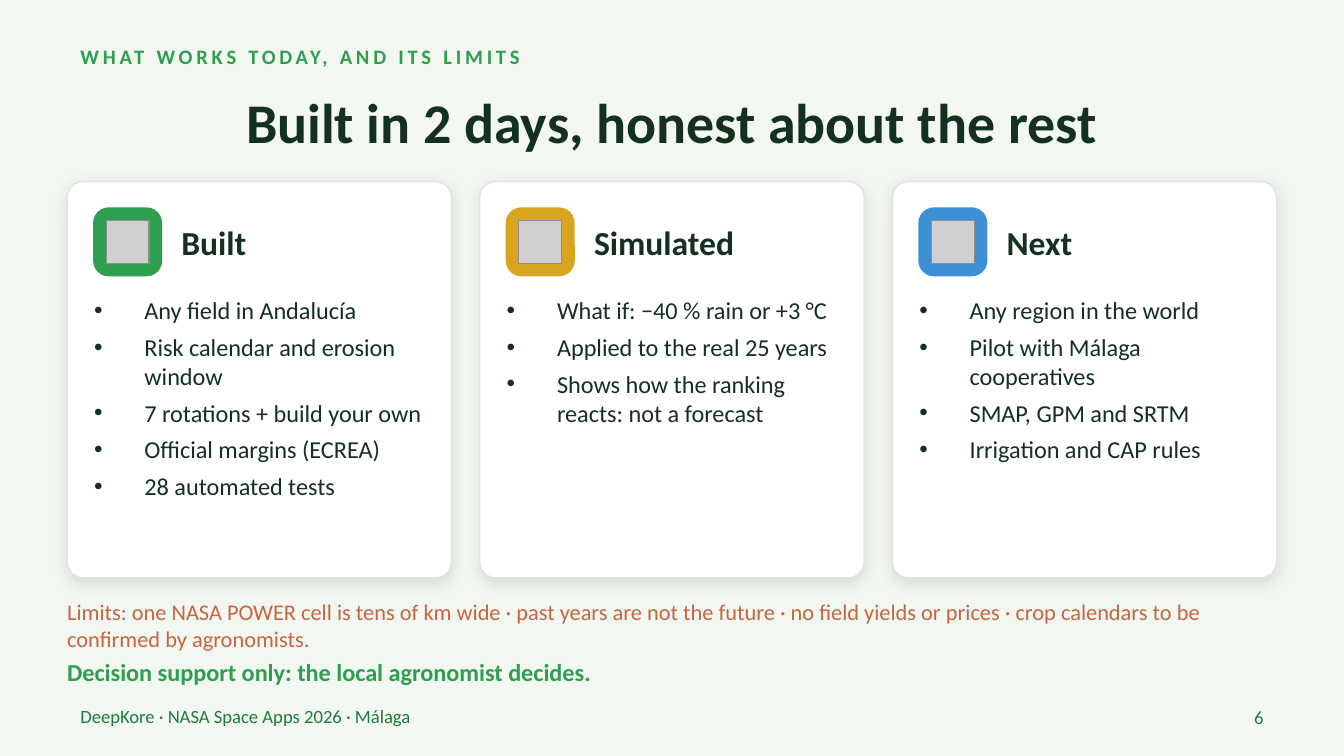
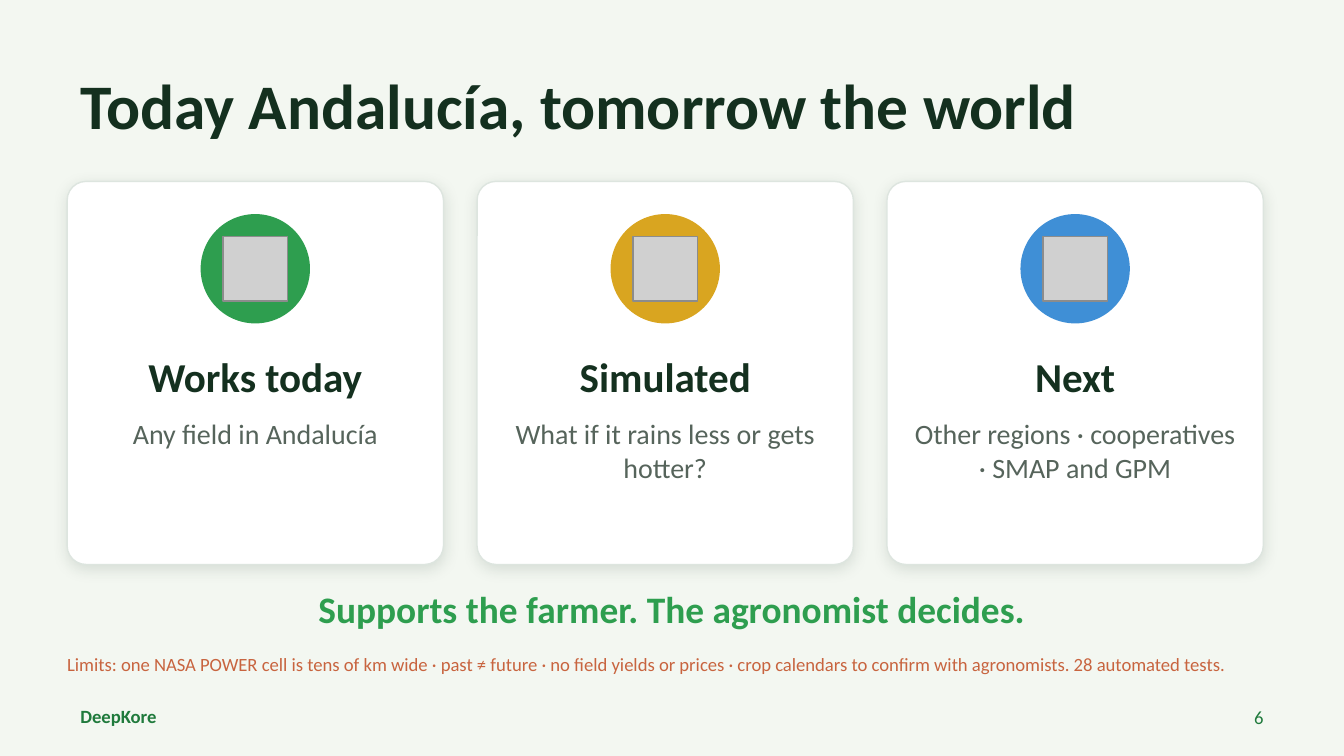
Before and after one commit to euZAPUS/deepkore, a slide deck: slide 6 of pitch/DeepKore_demo_EN.pptx. Drawn at 1344x756 pixels with LibreOffice and Linux fonts; fonts in the diff are those of the drawing; grey boxes stand for pictures. Boxes give left, top, right and bottom in pixels: in the first picture for what was removed or moved away, otherwise in the second. Text is boxed around its words. In the diff, an @@ line names an element or a change of style, - is before the commit and + after.

```diff
--- a/pitch/DeepKore_demo_EN.pptx
+++ b/pitch/DeepKore_demo_EN.pptx
@@ title "Today Andalucía, tomorrow the world" at (x1=80, y1=84, x2=1076, y2=139): vertical alignment top to middle @@
@@ title at (x1=80, y1=84, x2=1076, y2=139): text changed; size 11 to 34 pt; text colour #2E9E4F to #14301F @@
-WHAT WORKS TODAY, AND ITS LIMITS
+Today Andalucía, tomorrow the world
@@ title removed at (x1=246, y1=103, x2=1096, y2=152) @@
-Built in 2 days, honest about the rest
@@ rounded rectangle resized from (x1=67, y1=181, x2=452, y2=578) to (x1=67, y1=181, x2=444, y2=564) @@
@@ rounded rectangle removed at (x1=94, y1=208, x2=161, y2=276) @@
@@ rounded rectangle resized from (x1=480, y1=181, x2=864, y2=578) to (x1=477, y1=181, x2=853, y2=564) @@
@@ rounded rectangle removed at (x1=507, y1=208, x2=574, y2=276) @@
@@ proportions changed in 3 elements at (x1=67, y1=181, x2=444, y2=564), (x1=477, y1=181, x2=853, y2=564), (x1=887, y1=181, x2=1263, y2=564) @@
@@ rounded rectangle resized from (x1=892, y1=181, x2=1277, y2=578) to (x1=887, y1=181, x2=1263, y2=564) @@
@@ rounded rectangle removed at (x1=919, y1=208, x2=986, y2=276) @@
@@ text removed at (x1=181, y1=231, x2=246, y2=256) @@
-Built
@@ ellipse added at (x1=202, y1=215, x2=309, y2=323), fill #2E9E4F, outline #2E9E4F 1 pt @@
@@ picture resized from (x1=106, y1=220, x2=149, y2=263) to (x1=223, y1=237, x2=288, y2=301) @@
@@ ellipse added at (x1=612, y1=215, x2=719, y2=323), fill #D9A520, outline #D9A520 1 pt @@
@@ picture resized from (x1=519, y1=220, x2=562, y2=263) to (x1=633, y1=237, x2=698, y2=301) @@
@@ picture removed at (x1=931, y1=220, x2=974, y2=263) @@
@@ ellipse added at (x1=1021, y1=215, x2=1129, y2=323), fill #3F8FD6, outline #3F8FD6 1 pt @@
@@ picture added at (x1=1043, y1=237, x2=1107, y2=301) @@
@@ text removed at (x1=144, y1=302, x2=421, y2=495) @@
-• Any field in Andalucía
-• Risk calendar and erosion window
-• 7 rotations + build your own
-• Official margins (ECREA)
-• 28 automated tests
@@ text removed at (x1=557, y1=302, x2=827, y2=422) @@
-• What if: −40 % rain or +3 °C
-• Applied to the real 25 years
-• Shows how the ranking reacts: not a forecast
@@ text removed at (x1=970, y1=302, x2=1200, y2=462) @@
-• Any region in the world
-• Pilot with Málaga cooperatives
-• SMAP, GPM and SRTM
-• Irrigation and CAP rules
@@ text "Simulated" moved from (x1=594, y1=231, x2=734, y2=256) to (x1=580, y1=363, x2=751, y2=393) @@
@@ text "Simulated" at (x1=580, y1=363, x2=751, y2=393): size 18 to 22 pt; alignment left to centre @@
@@ text "Next" at (x1=1035, y1=365, x2=1115, y2=393): size 18 to 22 pt; alignment left to centre @@
@@ text "Next" moved from (x1=1007, y1=233, x2=1073, y2=256) to (x1=1035, y1=365, x2=1115, y2=393) @@
@@ text added at (x1=148, y1=363, x2=362, y2=399), 22 pt, text #14301F, bold @@
+Works today
@@ text added at (x1=133, y1=424, x2=378, y2=449), 15 pt, text #56645B @@
+Any field in Andalucía
@@ text added at (x1=516, y1=424, x2=815, y2=478), 15 pt, text #56645B @@
+What if it rains less or gets hotter?
@@ text added at (x1=915, y1=424, x2=1235, y2=478), 15 pt, text #56645B @@
+Other regions · cooperatives · SMAP and GPM
@@ text at (x1=318, y1=596, x2=1024, y2=630): text changed; size 13 to 20 pt @@
-Decision support only: the local agronomist decides.
+Supports the farmer. The agronomist decides.
@@ text at (x1=67, y1=658, x2=1225, y2=674): text changed; size 12 to 10 pt @@
-Limits: one NASA POWER cell is tens of km wide · past years are not the future · no field yields or prices · crop calendars to be confirmed by agronomists.
+Limits: one NASA POWER cell is tens of km wide · past ≠ future · no field yields or prices · crop calendars to confirm with agronomists. 28 automated tests.
@@ text removed at (x1=80, y1=710, x2=410, y2=726) @@
-DeepKore · NASA Space Apps 2026 · Málaga
@@ text added at (x1=80, y1=711, x2=156, y2=726), 10 pt, text #1F7A3C, bold @@
+DeepKore
```
Also in this commit, not shown: 6 other slides changed, 3 other files.
